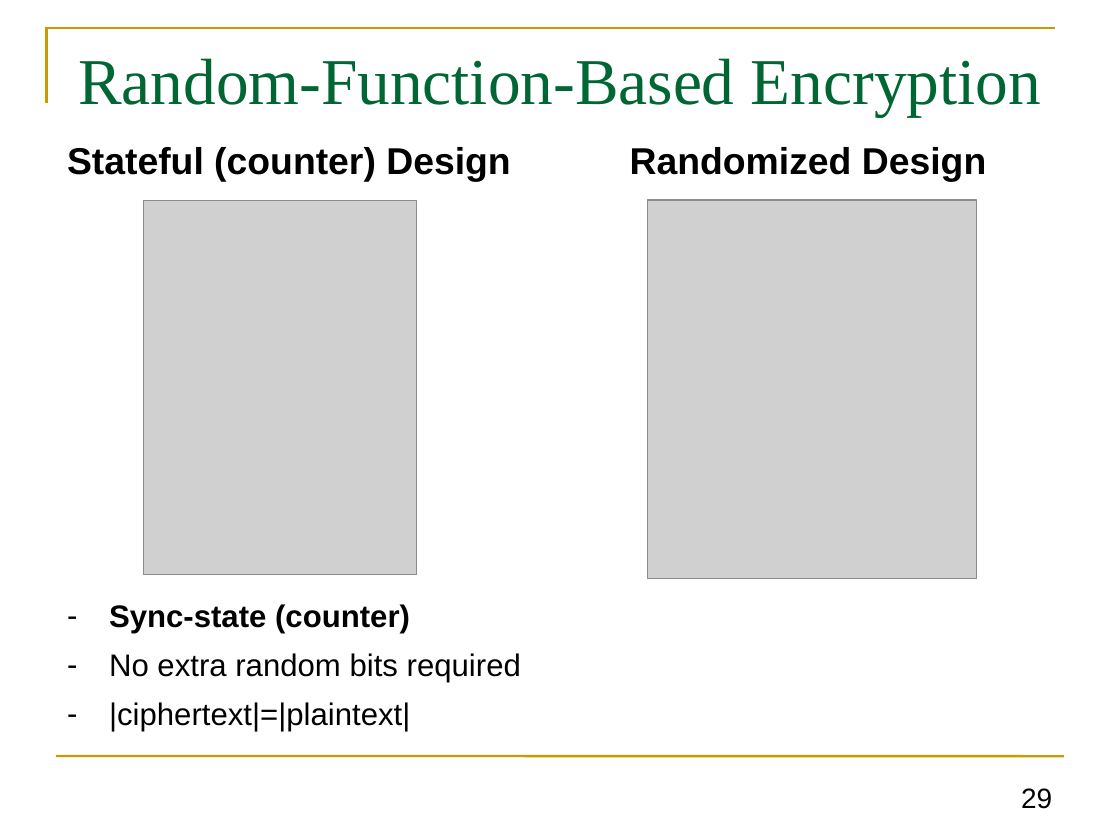
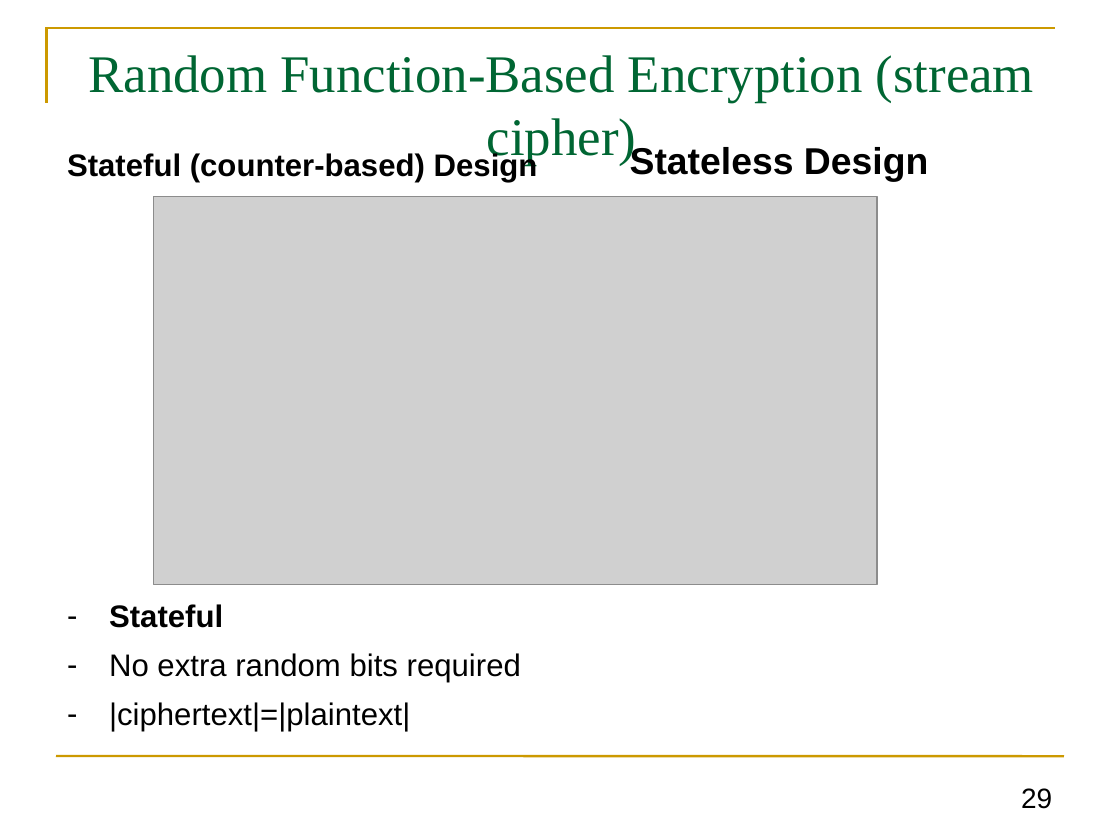
Before and after one commit to GhadaAlmashaqbeh/GhadaAlmashaqbeh.github.io, a slide deck: slide 29 of courses/cse3400-f2026/lecture3.pptx. Drawn at 1120x840 pixels with LibreOffice and Linux fonts; fonts in the diff are those of the drawing; grey boxes stand for pictures. Boxes give left, top, right and bottom in pixels: in the first picture for what was removed or moved away, otherwise in the second. Text is boxed around its words. In the diff, an @@ line names an element or a change of style, - is before the commit and + after.

```diff
--- a/courses/cse3400-f2026/lecture3.pptx
+++ b/courses/cse3400-f2026/lecture3.pptx
@@ title at bbox=[88, 55, 1034, 167]: text changed; size 42 to 34 pt @@
-Random-Function-Based Encryption
+Random Function-Based Encryption (stream cipher)
@@ text at bbox=[630, 145, 928, 182]: text changed @@
-Randomized Design
+Stateless Design
@@ text at bbox=[67, 151, 538, 182]: text changed; size 24 to 20 pt @@
-Stateful (counter) Design
+Stateful (counter-based) Design
@@ picture removed at bbox=[143, 200, 417, 575] @@
@@ picture added at bbox=[153, 196, 877, 585] @@
@@ picture removed at bbox=[647, 200, 977, 579] @@
@@ text at bbox=[109, 604, 223, 628]: text changed @@
-– Sync-state (counter)
+– Stateful
```
Also in this commit, not shown: 19 other slides changed, 5 other files.
